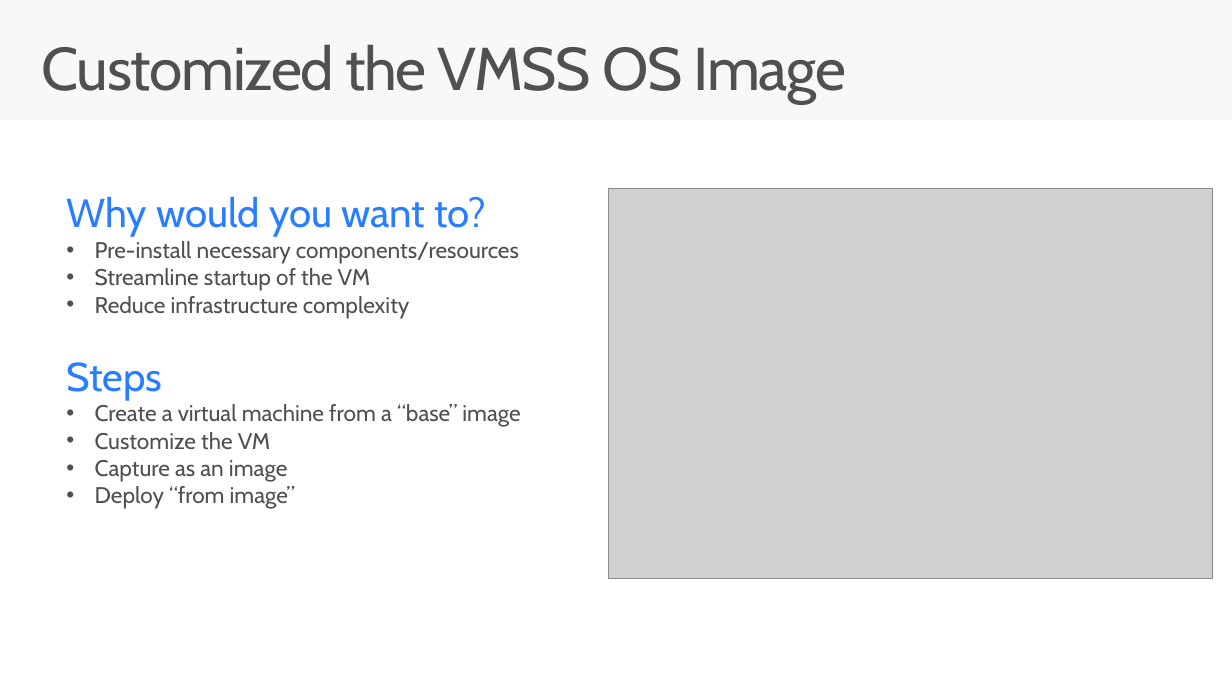
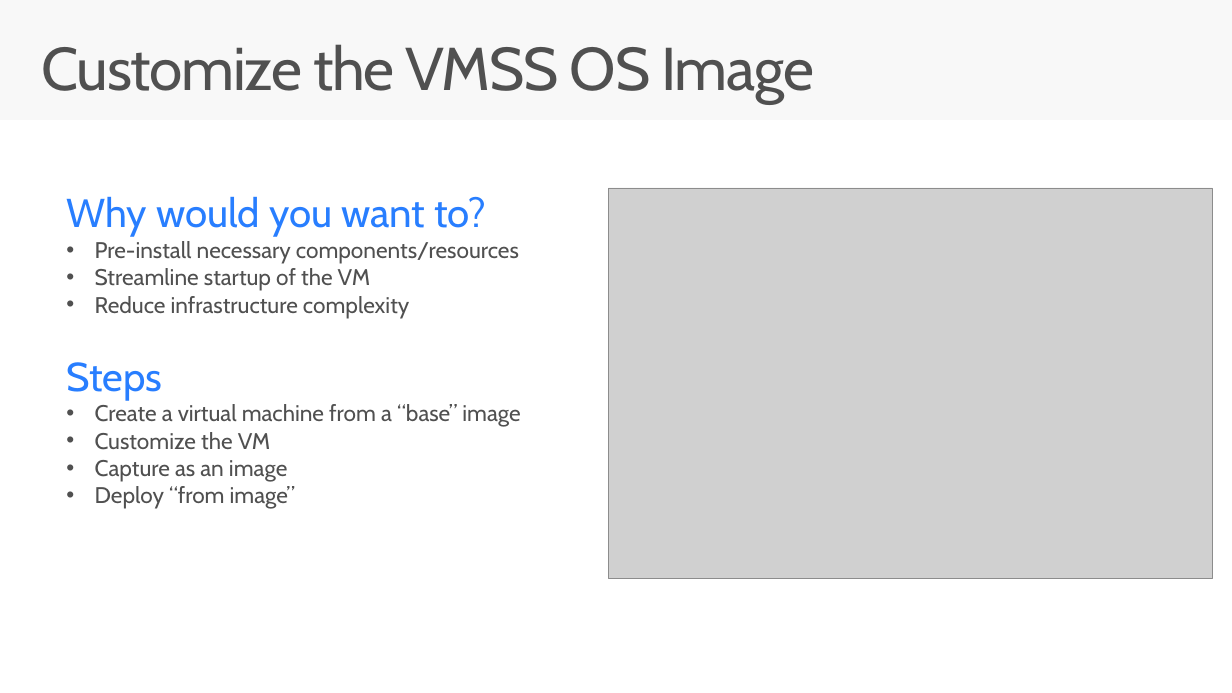
Before and after one commit to brentstineman/PersonalStuff, a slide deck: slide 11 of Presentations/Service Fabric/ServiceFabric - Real World.pptx. Drawn at 1232x693 pixels with LibreOffice and Linux fonts; fonts in the diff are those of the drawing; grey boxes stand for pictures. Boxes give left, top, right and bottom in pixels: in the first picture for what was removed or moved away, otherwise in the second. Text is boxed around its words. In the diff, an @@ line names an element or a change of style, - is before the commit and + after.

Commit message:
some typo fixes

```diff
--- a/Presentations/Service Fabric/ServiceFabric - Real World.pptx
+++ b/Presentations/Service Fabric/ServiceFabric - Real World.pptx
@@ title at [42, 44, 814, 103]: text changed @@
-Customized the VMSS OS Image
+Customize the VMSS OS Image
```
Also in this commit, not shown: 1 other slide changed.
